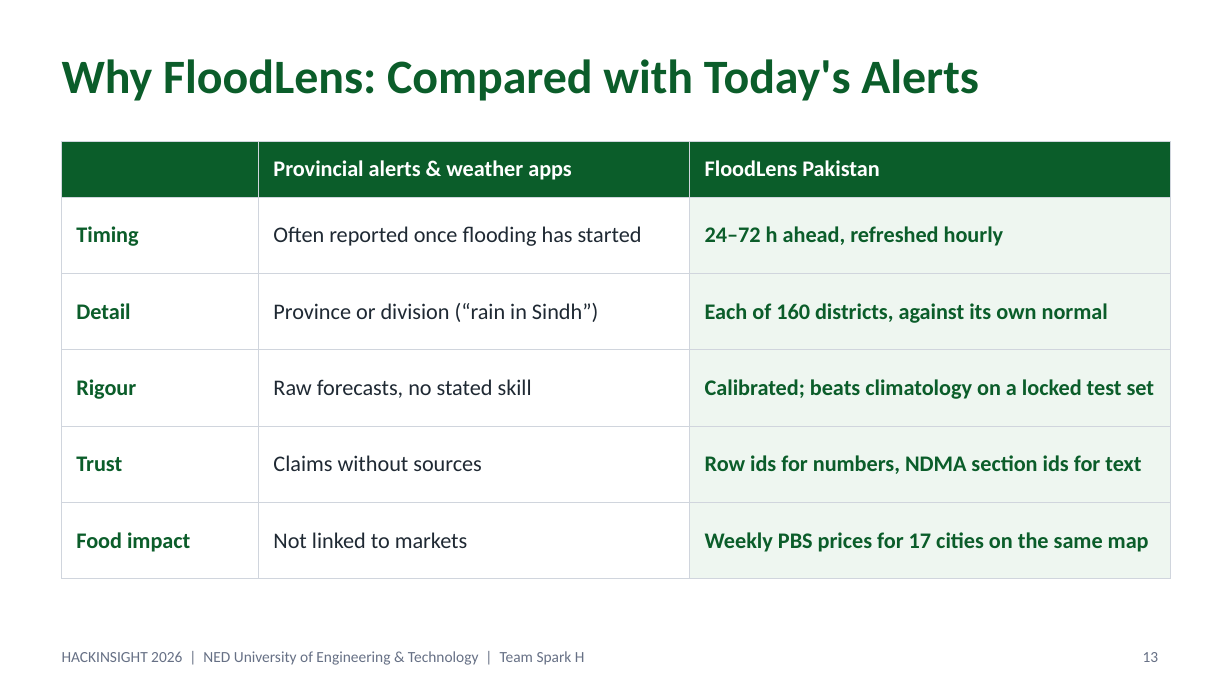
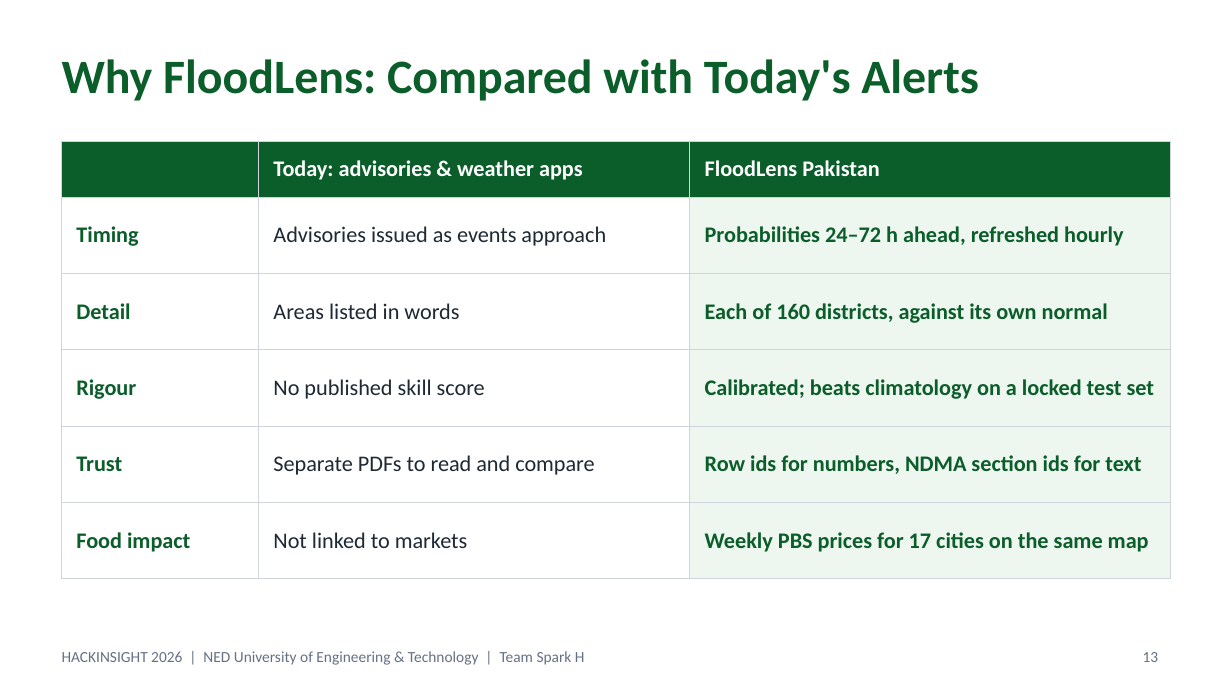
Before and after one commit to RoshaanT1/floodlens-pakistan, a slide deck: slide 13 of FloodLens_SparkH.pptx. Drawn at 1232x693 pixels with LibreOffice and Linux fonts; fonts in the diff are those of the drawing. Boxes give left, top, right and bottom in pixels: in the first picture for what was removed or moved away, otherwise in the second. Text is boxed around its words. In the diff, an @@ line names an element or a change of style, - is before the commit and + after.

Commit message:
Deck: correct overstated claims (wind speed, model blend, advisories name areas, calibration wording)

```diff
--- a/FloodLens_SparkH.pptx
+++ b/FloodLens_SparkH.pptx
@@ table at (x1=62, y1=142, x2=1170, y2=556) @@
-row 1, column 2: Provincial alerts & weather apps
+row 1, column 2: Today: advisories & weather apps
-row 2, column 2: Often reported once flooding has started
+row 2, column 2: Advisories issued as events approach
-row 2, column 3: 24–72 h ahead, refreshed hourly
+row 2, column 3: Probabilities 24–72 h ahead, refreshed hourly
-row 3, column 2: Province or division (“rain in Sindh”)
+row 3, column 2: Areas listed in words
-row 4, column 2: Raw forecasts, no stated skill
+row 4, column 2: No published skill score
-row 5, column 2: Claims without sources
+row 5, column 2: Separate PDFs to read and compare
```
Also in this commit, not shown: 3 other slides changed, 1 other file.
